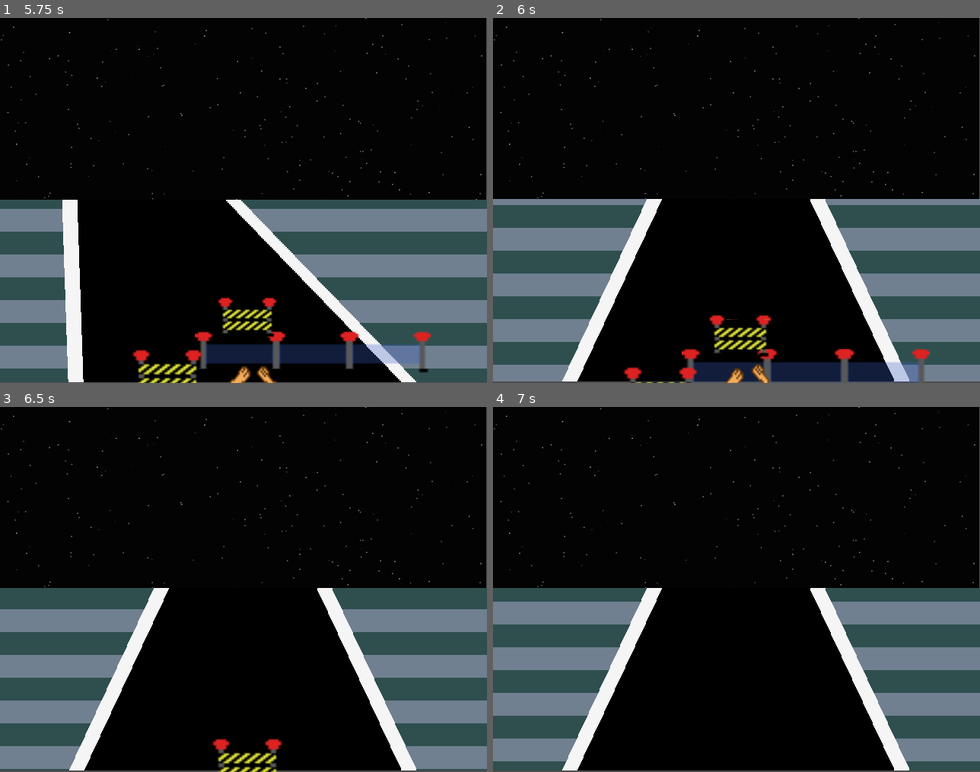
Above: before the commit, frames 1-4 (two rows, left to right).
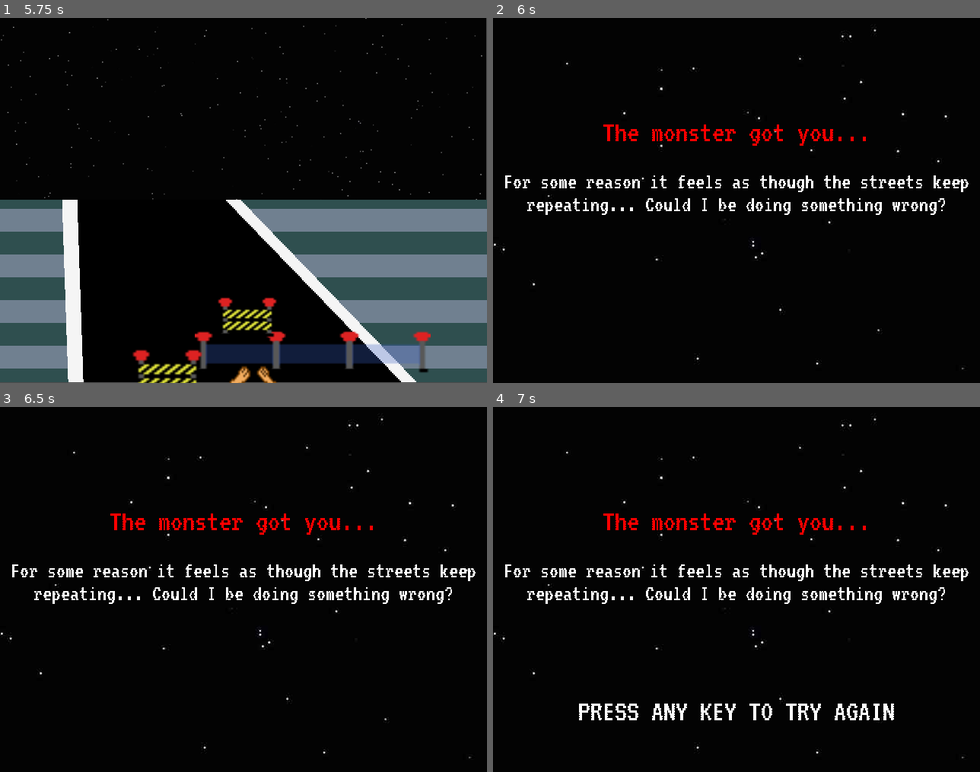
Above: after the commit, the same moments.

Repository: Jahavsuna/gamejam25
Game: Godot game, scene res://scenes/TitleScreen.tscn
Two runs of this game, one before a commit and one after it. Both use one fixed random seed, a clock stepped at 60 frames per second and the inputs below.
Inputs:
- Up to frame 1 (5.75 s): tap Enter at 0.5 s; hold Right (ui_right) 0.53-1.28 s; hold Down (ui_down) 1.28-2.03 s; hold Right (ui_right) 2.03-2.78 s; hold Up (ui_up) 2.78-3.53 s; hold Left (ui_left) 3.53-5.03 s; hold Down (ui_down) from 5.03 s (still down)
- Up to frame 2 (6 s): release Down (ui_down) at 5.78 s; hold Right (ui_right) from 5.78 s (still down)
- Up to frame 3 (6.5 s): keep holding Right (ui_right)
- Up to frame 4 (7 s): release Right (ui_right) at 6.53 s; hold Up (ui_up) from 6.53 s (still down)

Frame 1 is identical in both runs. In frame 2, 32% of the frame differs, in the area x 0-100%, y 0-100%; in frame 3, 29%; in frame 4, 29%.

Commit message:
Set monster speed to make the game challenging

Diff:
--- a/scripts/monster.gd
+++ b/scripts/monster.gd
@@ -6,7 +6,8 @@
 var track_coordinate: float = 0
 
 func _ready() -> void:
-	track_speed = 50
+	# This means the monster ALMOST gets you if you play perfectly. Need to adjust based on track
+	track_speed = GameGlobals.track_speed * 1.01
 	track_coordinate = -INITIAL_GAP
 	GameGlobals.register_monster(self)
 
